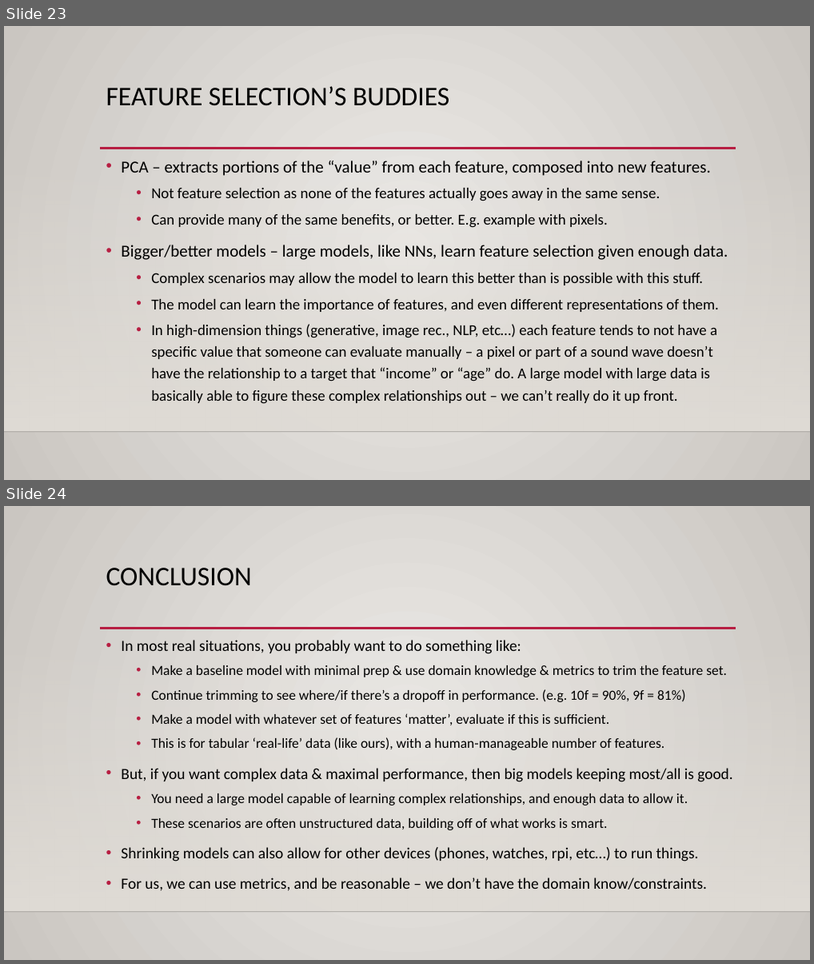
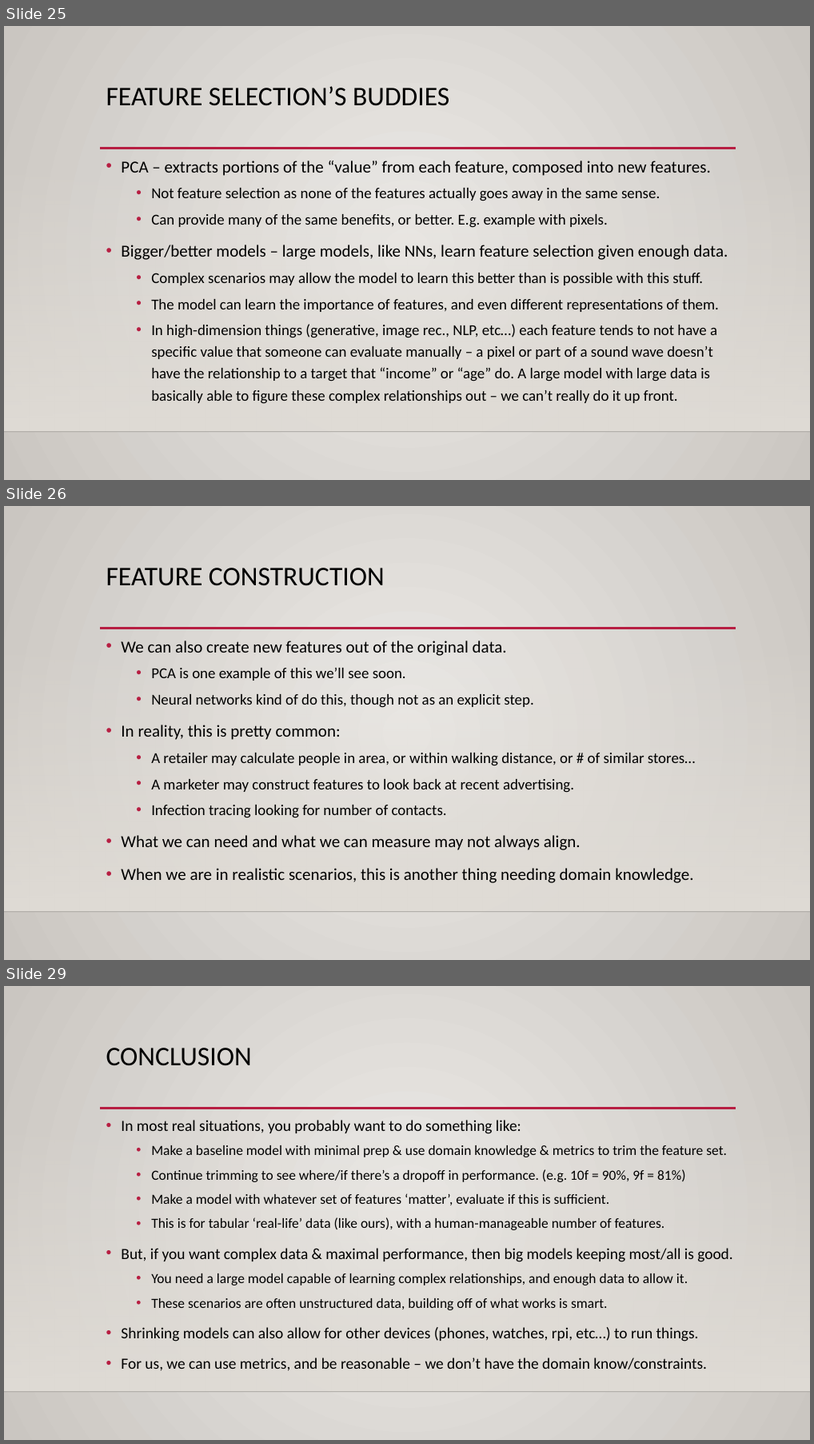
Before and after one commit to AkeemSemperDataScience/Intro_to_Machine_Learning_Students, a slide deck: reference_content/Slides/009_Feature_Selection.pptx. Shown one above the other, each under a label of ours: slides 23 and 24 before the commit, slides 25, 26 and 29 after it; the slides between them are not shown. The pictures are 814x964 and 814x1444 pixels, drawn with LibreOffice and Linux fonts; fonts in the diff are those of the drawing; background and template pictures are left out. Boxes give left, top, right and bottom in pixels: in the first picture for what was removed or moved away, otherwise in the second. Text is boxed around its words. In the diff, an @@ line names an element or a change of style, - is before the commit and + after.

```diff
--- a/reference_content/Slides/009_Feature_Selection.pptx
+++ b/reference_content/Slides/009_Feature_Selection.pptx
@@ slide 26 added at (4,506,810,960), background gradient #ECEAE7 to #CAC7C1; not listed: 3 template elements that a slide beside it also shows @@
@@ title added at (106,568,385,586), 32 pt, text #000000 @@
+FEATURE CONSTRUCTION
@@ text added at (121,640,695,883), 18 pt, text #000000 @@
+• We can also create new features out of the original data.
+  • PCA is one example of this we’ll see soon.
+  • Neural networks kind of do this, though not as an explicit step.
+• In reality, this is pretty common:
+  • A retailer may calculate people in area, or within walking distance, or # of similar stores…
+  • A marketer may construct features to look back at recent advertising.
+  • Infection tracing looking for number of contacts.
+• What we can need and what we can measure may not always align.
+• When we are in realistic scenarios, this is another thing needing domain knowledge.
@@ what was slide 23 is now slide 25 @@
@@ what was slide 24 is now slide 29 @@
```
Also in this commit, not shown: 2 slides changed, 4 other slides added, 4 other files.
